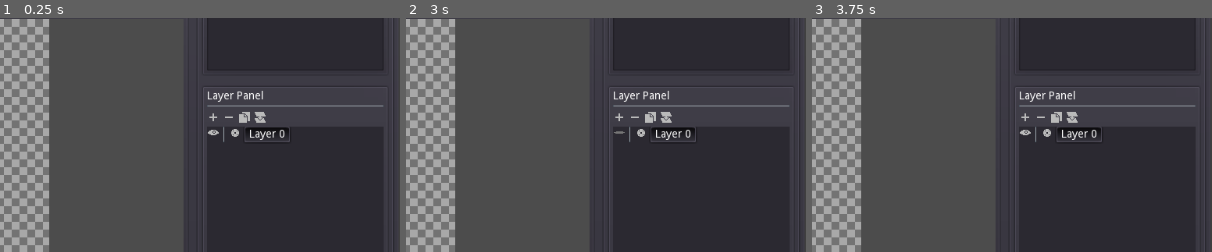
Above: before the commit, frames 1-3 (left to right).
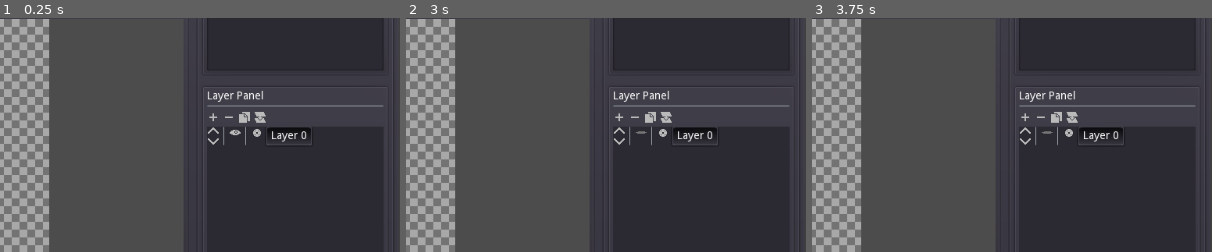
Above: after the commit, the same moments.

Repository: CatlockGames/Lattice
Game: Godot game, scene res://scenes/Lattice.tscn
Two runs of this game, one before a commit and one after it. Both use one fixed random seed, a clock stepped at 60 frames per second and the inputs below.
Inputs (mouse positions are % of the whole screen's width and height, from its top left; square brackets give the same spot before the commit, where the layout moved):
- Up to frame 1 (0.25 s): no input
- Up to frame 2 (3 s): click (79, 39) at 0.5 s; click (81, 39) at 1.25 s; click (83, 39) at 2 s; click (79, 43) [77, 43] at 2.75 s
- Up to frame 3 (3.75 s): click (77, 42) at 3.52 s
The pictures show only the part of the screen within x 50-100%, y 18-68%; the shares and areas given below are measured in that part.

The runs differ from the first frame. In frame 1, 0.7% of the frame differs, in the area x 52-78%, y 46-55%; in frame 2, 0.7%; in frame 3, 0.7%.

Commit message:
fix layer add/remove and start movement system

Diff:
--- a/scenes/Lattice.tscn
+++ b/scenes/Lattice.tscn
@@ -335,7 +335,6 @@
 margin_bottom = 22.0
 
 [node name="Buttons" type="HBoxContainer" parent="UI/MainPanel/Main/HSplitContainer/RightPanel/VSplitContainer/LayerMenuPanel/LayerMenu"]
-editor/display_folded = true
 margin_top = 26.0
 margin_right = 226.0
 margin_bottom = 42.0
@@ -379,6 +378,7 @@
 margin_bottom = 300.0
 
 [node name="Layers" type="VBoxContainer" parent="UI/MainPanel/Main/HSplitContainer/RightPanel/VSplitContainer/LayerMenuPanel/LayerMenu/LayerPanel/ScrollContainer"]
+custom_constants/separation = 10
 
 [node name="InfoPanel" type="PanelContainer" parent="UI"]
 editor/display_folded = true
@@ -406,3 +406,5 @@
 [connection signal="item_selected" from="UI/MainPanel/Main/HSplitContainer/RightPanel/VSplitContainer/PalettePanel/Palette/Colors" to="UI/MainPanel/Main/HSplitContainer/RightPanel/VSplitContainer/PalettePanel" method="_on_Colors_item_selected"]
 [connection signal="pressed" from="UI/MainPanel/Main/HSplitContainer/RightPanel/VSplitContainer/LayerMenuPanel/LayerMenu/Buttons/newLayer" to="UI/MainPanel/Main/HSplitContainer/Center/VSplitContainer/TabContainer/ViewportContainer/Viewport/Canvas" method="_on_newLayer_pressed"]
 [connection signal="pressed" from="UI/MainPanel/Main/HSplitContainer/RightPanel/VSplitContainer/LayerMenuPanel/LayerMenu/Buttons/removeLayer" to="UI/MainPanel/Main/HSplitContainer/Center/VSplitContainer/TabContainer/ViewportContainer/Viewport/Canvas" method="_on_removeLayer_pressed"]
+[connection signal="pressed" from="UI/MainPanel/Main/HSplitContainer/RightPanel/VSplitContainer/LayerMenuPanel/LayerMenu/Buttons/duplicate" to="UI/MainPanel/Main/HSplitContainer/Center/VSplitContainer/TabContainer/ViewportContainer/Viewport/Canvas" method="_on_duplicate_pressed"]
+[connection signal="pressed" from="UI/MainPanel/Main/HSplitContainer/RightPanel/VSplitContainer/LayerMenuPanel/LayerMenu/Buttons/merge" to="UI/MainPanel/Main/HSplitContainer/Center/VSplitContainer/TabContainer/ViewportContainer/Viewport/Canvas" method="_on_merge_pressed"]
--- a/scenes/Layer.tscn
+++ b/scenes/Layer.tscn
@@ -1,10 +1,14 @@
-[gd_scene load_steps=6 format=2]
+[gd_scene load_steps=10 format=2]
 
 [ext_resource path="res://scripts/Layer.gd" type="Script" id=1]
-[ext_resource path="res://assets/graphics/layers/show.png" type="Texture" id=2]
-[ext_resource path="res://assets/graphics/layers/hide.png" type="Texture" id=3]
-[ext_resource path="res://assets/graphics/palette/settings.png" type="Texture" id=4]
-[ext_resource path="res://assets/graphics/palette/settingsPressed.png" type="Texture" id=5]
+[ext_resource path="res://assets/graphics/layers/up.png" type="Texture" id=2]
+[ext_resource path="res://assets/graphics/layers/upPressed.png" type="Texture" id=3]
+[ext_resource path="res://assets/graphics/layers/down.png" type="Texture" id=4]
+[ext_resource path="res://assets/graphics/layers/downPressed.png" type="Texture" id=5]
+[ext_resource path="res://assets/graphics/layers/show.png" type="Texture" id=6]
+[ext_resource path="res://assets/graphics/layers/hide.png" type="Texture" id=7]
+[ext_resource path="res://assets/graphics/palette/settings.png" type="Texture" id=8]
+[ext_resource path="res://assets/graphics/palette/settingsPressed.png" type="Texture" id=9]
 
 [node name="Layer" type="HBoxContainer"]
 margin_right = 252.0
@@ -12,31 +16,62 @@
 size_flags_horizontal = 3
 script = ExtResource( 1 )
 
-[node name="Show" type="TextureButton" parent="."]
+[node name="UpDown" type="VBoxContainer" parent="."]
+editor/display_folded = true
 margin_right = 16.0
-margin_bottom = 20.0
-toggle_mode = true
+margin_bottom = 24.0
+alignment = 1
+
+[node name="Up" type="TextureButton" parent="UpDown"]
+margin_right = 16.0
+margin_bottom = 10.0
 texture_normal = ExtResource( 2 )
 texture_pressed = ExtResource( 3 )
+
+[node name="Down" type="TextureButton" parent="UpDown"]
+margin_top = 14.0
+margin_right = 16.0
+margin_bottom = 24.0
+texture_normal = ExtResource( 4 )
+texture_pressed = ExtResource( 5 )
 
 [node name="VSeparator" type="VSeparator" parent="."]
 margin_left = 20.0
 margin_right = 24.0
-margin_bottom = 20.0
+margin_bottom = 24.0
+rect_pivot_offset = Vector2( -825, 116 )
+
+[node name="Show" type="TextureButton" parent="."]
+margin_left = 28.0
+margin_right = 44.0
+margin_bottom = 24.0
+toggle_mode = true
+texture_normal = ExtResource( 6 )
+texture_pressed = ExtResource( 7 )
+
+[node name="VSeparator2" type="VSeparator" parent="."]
+margin_left = 48.0
+margin_right = 52.0
+margin_bottom = 24.0
 rect_pivot_offset = Vector2( -825, 116 )
 
 [node name="Settings" type="TextureButton" parent="."]
-margin_left = 28.0
-margin_right = 44.0
-margin_bottom = 20.0
-texture_normal = ExtResource( 4 )
-texture_pressed = ExtResource( 5 )
+margin_left = 56.0
+margin_right = 72.0
+margin_bottom = 24.0
+texture_normal = ExtResource( 8 )
+texture_pressed = ExtResource( 9 )
 
 [node name="Name" type="Button" parent="."]
-margin_left = 48.0
-margin_right = 106.0
-margin_bottom = 20.0
+margin_left = 76.0
+margin_right = 134.0
+margin_bottom = 24.0
 toggle_mode = true
 pressed = true
 text = "Layer 0"
+
+[node name="TextureRect" type="TextureRect" parent="."]
+margin_left = 138.0
+margin_right = 138.0
+margin_bottom = 24.0
 [connection signal="toggled" from="Show" to="." method="_on_Show_toggled"]
--- a/scripts/Canvas.gd
+++ b/scripts/Canvas.gd
@@ -63,17 +63,34 @@
 func _on_newLayer_pressed():
 	var layer = layerScene.instance()
 	layers.add_child(layer)
-	layer.init(layers.get_child_count() - 1, size)
-	layers.move_child(layers.get_child(layers.get_child_count() - 1), 0)
-	current_layer_index = 0
-	layers.get_child(0).find_node("Name").connect("toggled", find_parent("Main").find_node("Canvas"), "_on_Name_toggled", [layers.get_child(0)])
+
+	var layer_count = layers.get_child_count()
+	layer.init(layer_count - 1, size)
+	layers.move_child(layers.get_child(layer_count - 1), current_layer_index)
+	var curr_layer = layers.get_child(current_layer_index)
+	curr_layer.find_node("Name").connect("toggled", find_parent("Main").find_node("Canvas"), "_on_Name_toggled", [curr_layer])
 	update_selected_layer()
 
 func _on_removeLayer_pressed():
 	if layers.get_child_count() > 1:
 		layers.remove_child(layers.get_child(current_layer_index))
+		if current_layer_index == layers.get_child_count():
+			current_layer_index = layers.get_child_count() - 1
+		layers.get_child(current_layer_index).get_node("Name").pressed = true
 
 func _on_Name_toggled(button_pressed: bool, layer: HBoxContainer):
 	if button_pressed:
 		current_layer_index = layer.get_index()
 		update_selected_layer()
+	elif !button_pressed && (current_layer_index == layer.get_index()):
+		layer.get_node("Name").pressed = true;
+
+func _on_duplicate_pressed():
+#	layers.add_child(layers.get_child(current_layer_index).duplicate(0))
+#	layers.move_child(layers.get_child(layers.get_child_count() - 1), current_layer_index)
+#	layers.get_child(current_layer_index).get_node("Name").text += " copy"
+#	update_selected_layer()
+	pass
+
+func _on_merge_pressed():
+	pass # Replace with function body.
Binary file added: assets/graphics/layers/down.png
Not shown, added: assets/graphics/layers/down.png.import
Binary file added: assets/graphics/layers/downPressed.png
Not shown, added: assets/graphics/layers/downPressed.png.import
Binary file added: assets/graphics/layers/up.png
Not shown, added: assets/graphics/layers/up.png.import
Binary file added: assets/graphics/layers/upPressed.png
Not shown, added: assets/graphics/layers/upPressed.png.import
